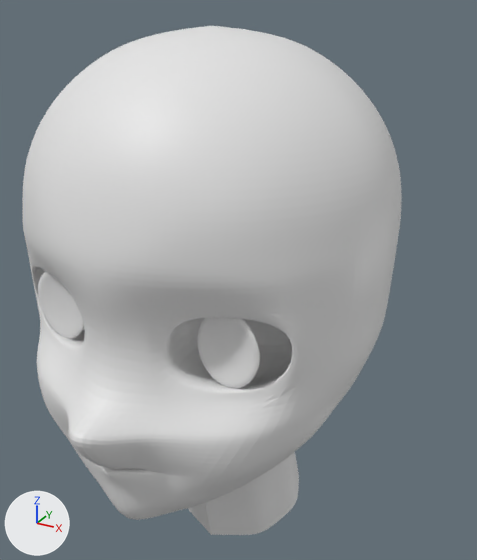
Two versions of the Blender file arch_chan.blend, one commit apart.
The view is the same before and after, from a 50 mm camera at (4.05, -5.9, 3.38) aimed at (0.24, 1.04, -0.09). Every picture has the same lights, and +X, +Y and +Z are marked at lower left.
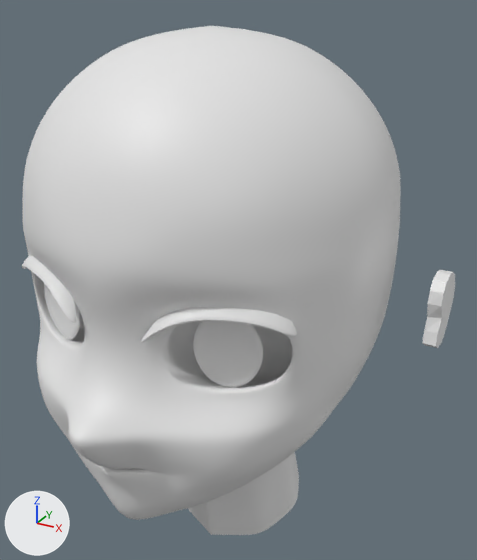
What differs and where, as boxes [x1, y1, x2, y2] in the pictures (477 x 560 px):
'Circle', mesh turned: before [38, 271, 260, 388]; after [44, 284, 263, 388]
'Cube', added: after [22, 255, 297, 343]
'Cylinder', added: after [422, 270, 455, 348]

The change, as a list of edits to the scene's bpy script:
```text
Change me_circle:
    where me_circle.from_pydata(...)  # 26 vertices, 24 faces; spans x 0.659..1.571, y -0.817..-0.764, z -0.542..0.575
    used by ob_circle; location = (0.0, 0.0, 0.0)
    me_circle part 1: the whole mesh is turned 15.6 degrees about the z axis through its middle, then moved by (0.001, 0.0, 0.0)
Add me_cylinder:
    me_cylinder.from_pydata(...)  # 49 vertices, 48 faces; spans x 2.739..2.892, y 0.684..1.422, z -0.312..0.552
Add me_cube:
    me_cube.from_pydata(...)  # 18 vertices, 17 faces; spans x 0.398..1.822, y -1.434..-0.531, z 0.094..0.622
Add ob_cylinder:
    ob_cylinder = bpy.data.objects.new('Cylinder', me_cylinder)
    ob_cylinder.location = (0.0, 0.0, 0.0)
    _m = ob_cylinder.modifiers.new('Mirror', 'MIRROR')
Add ob_cube:
    ob_cube = bpy.data.objects.new('Cube', me_cube)
    ob_cube.location = (0.0, 0.0, 0.0)
    _m = ob_cube.modifiers.new('Mirror', 'MIRROR')
    _m = ob_cube.modifiers.new('Subdivision', 'SUBSURF')
```
